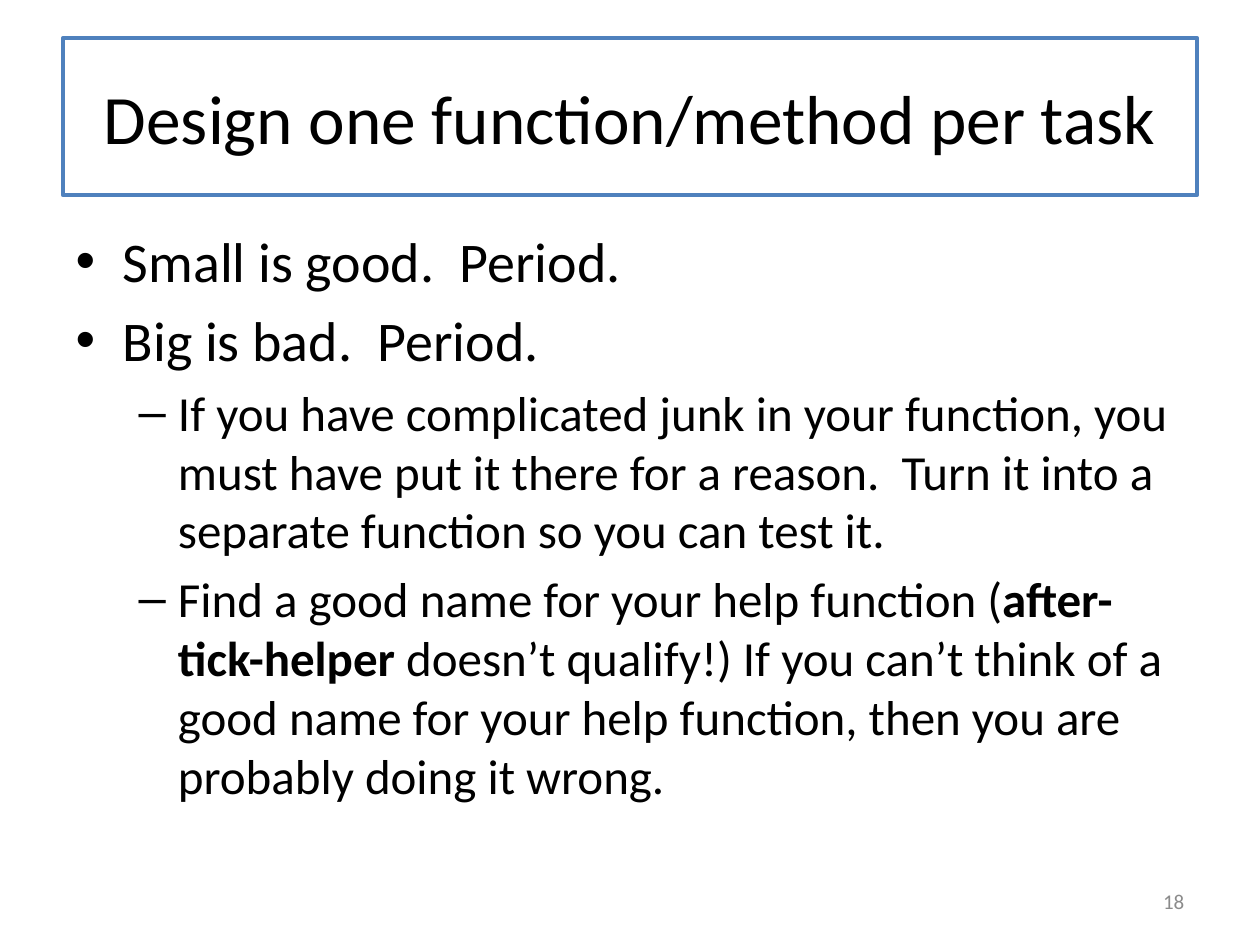
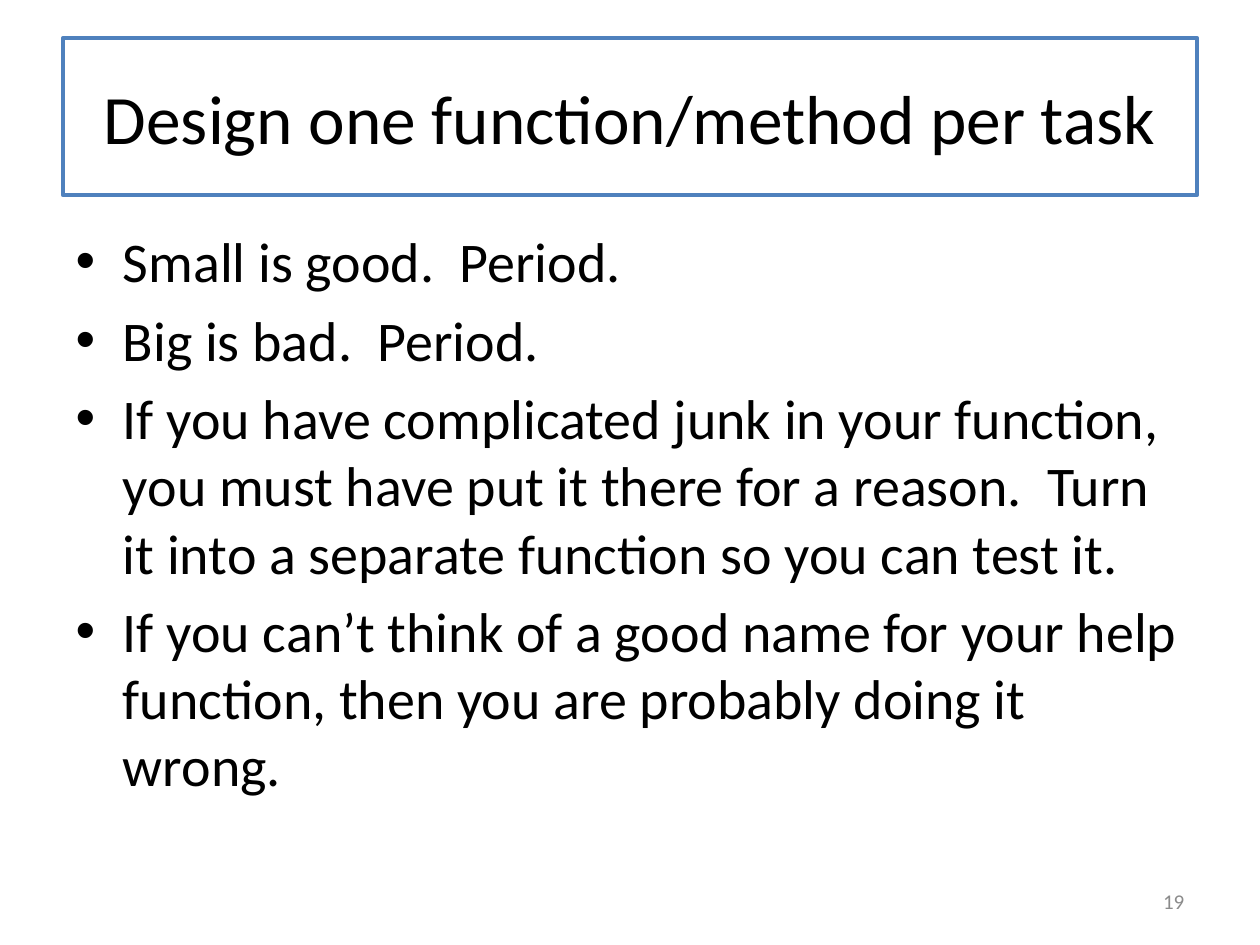
Before and after one commit to mwand/cs5010f17, a slide deck: slide 19 of Slides/Lesson 12.1 The Last Lecture.pptx (slide 18 before the commit). Drawn at 1260x945 pixels with LibreOffice and Linux fonts; fonts in the diff are those of the drawing. Boxes give left, top, right and bottom in pixels: in the first picture for what was removed or moved away, otherwise in the second. Text is boxed around its words. In the diff, an @@ line names an element or a change of style, - is before the commit and + after.

Commit message:
Lesson 12 ready for posting on test site

```diff
--- a/Slides/Lesson 12.1 The Last Lecture.pptx
+++ b/Slides/Lesson 12.1 The Last Lecture.pptx
@@ text at box(123, 400, 1159, 583): size 28 to 32 pt in "If you have complicated junk in your ..."; bullet – to •; list level 2 to 1 in "If you have complicated junk ..." @@
@@ text at box(123, 612, 1176, 796): text changed; size 28 to 32 pt @@
-  – Find a good name for your help function (after-tick-helper doesn’t qualify!) If you can’t think of a good name for your help function, then you are probably doing it wrong.
+• If you can’t think of a good name for your help function, then you are probably doing it wrong.
@@ page number at box(1163, 895, 1184, 909): text changed @@
-18
+19
```
Also in this commit, not shown: 10 other slides changed, 1 slide added, 7 slides removed, 3 other files.
